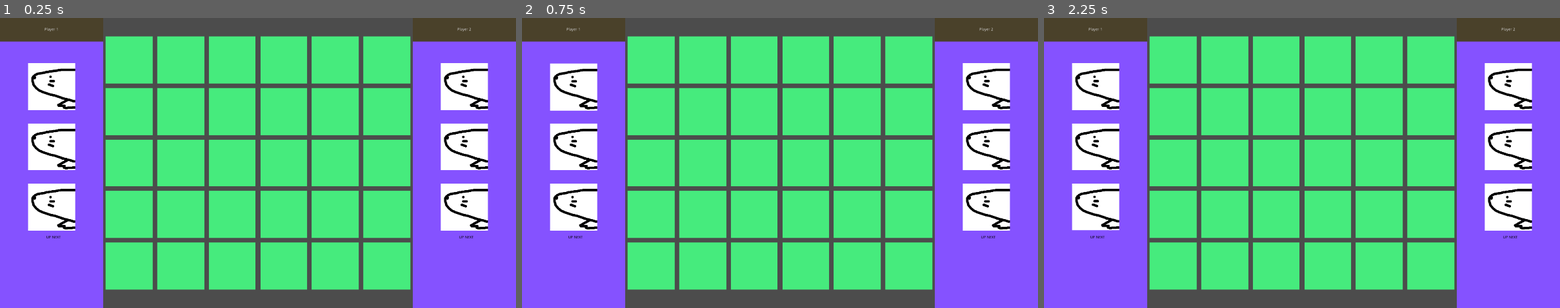
Above: before the commit, frames 1-3 (left to right).
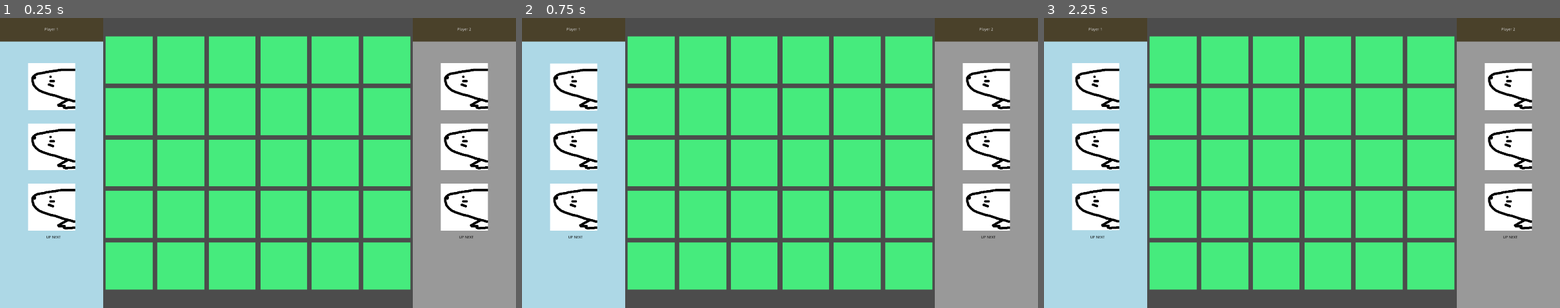
Above: after the commit, the same moments.

Repository: studio-hungus/habitile
Game: Godot game, scene res://Game/Game.tscn
Two runs of this game, one before a commit and one after it. Both use one fixed random seed, a clock stepped at 60 frames per second and the inputs below.
Inputs (mouse positions are in pixels of both pictures, inside the frame that each line leads up to):
- Up to frame 1 (0.25 s): no input
- Up to frame 2 (0.75 s): tap Enter at 0.5 s; move the mouse to (573, 87) at 0.52 s; click (573, 87) at 0.67 s
- Up to frame 3 (2.25 s): tap Space at 1.25 s; move the mouse to (1095, 145) at 1.27 s; click (1095, 145) at 1.42 s; tap Enter at 2 s; move the mouse to (1095, 206) at 2.02 s; click (1095, 206) at 2.17 s

The runs differ from the first frame. In frame 1, 28% of the frame differs, in the area x 0-100%, y 8-100%; in frame 2, 28%; in frame 3, 28%.

Commit message:
Add turn indication to GUI

Diff:
--- a/project/GUI/GUI.gd
+++ b/project/GUI/GUI.gd
@@ -4,12 +4,20 @@
 onready var left_panel = $CanvasLayer/LeftPanel
 onready var right_panel = $CanvasLayer/RightPanel
 
+var style_active = StyleBoxFlat.new()
+var style_inactive = StyleBoxFlat.new()
+
+func _ready():
+	style_active.set_bg_color(Color("#ADD8E6"))
 
 func set_turn(is_player_one_turn):
 	if is_player_one_turn:
 		left_panel.mouse_filter = Control.MOUSE_FILTER_IGNORE
 		right_panel.mouse_filter = Control.MOUSE_FILTER_STOP
-
+		left_panel.add_stylebox_override("panel", style_active)
+		right_panel.add_stylebox_override("panel", style_inactive)
 	else:
 		left_panel.mouse_filter = Control.MOUSE_FILTER_STOP
 		right_panel.mouse_filter = Control.MOUSE_FILTER_IGNORE
+		left_panel.add_stylebox_override("panel", style_inactive)
+		right_panel.add_stylebox_override("panel", style_active)
